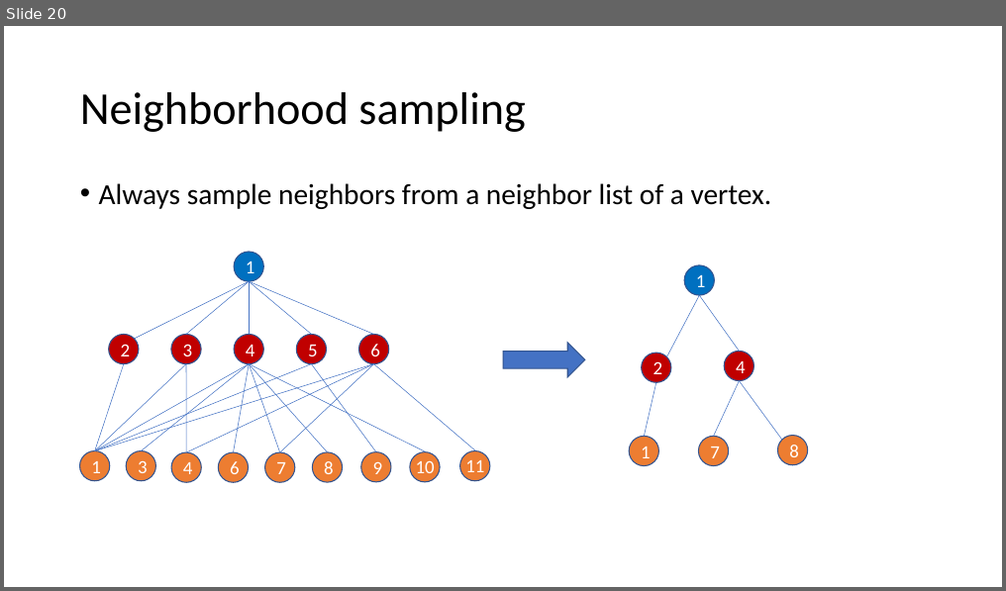
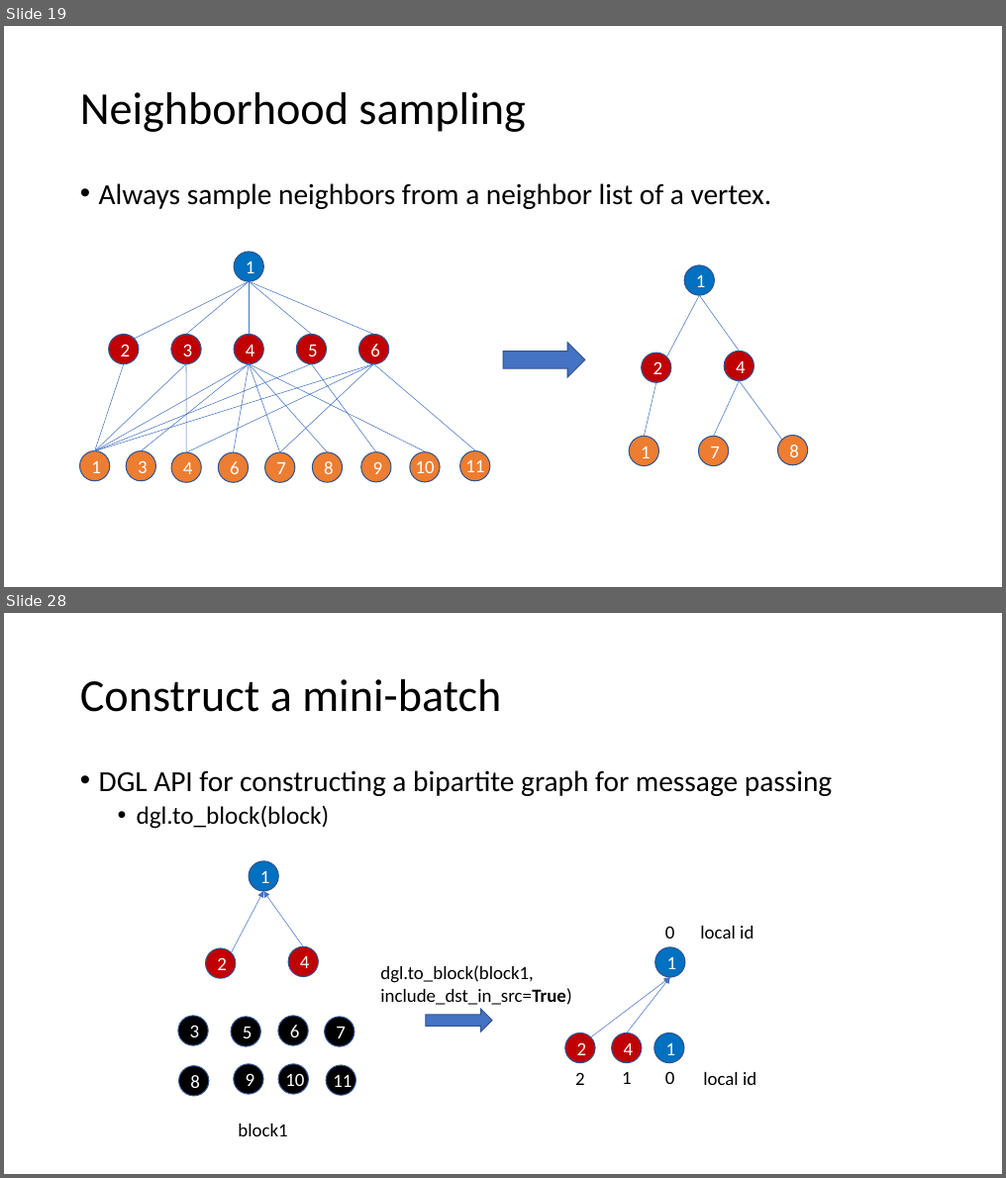
Before and after one commit to dglai/WWW20-Hands-on-Tutorial, a slide deck: large_graphs/sampling.pptx. Shown one above the other, each under a label of ours: slide 20 before the commit, slides 19 and 28 after it; the slides between them are not shown. The pictures are 1006x591 and 1006x1178 pixels, drawn with LibreOffice and Linux fonts; fonts in the diff are those of the drawing. Boxes give left, top, right and bottom in pixels: in the first picture for what was removed or moved away, otherwise in the second. Text is boxed around its words. In the diff, an @@ line names an element or a change of style, - is before the commit and + after.

```diff
--- a/large_graphs/sampling.pptx
+++ b/large_graphs/sampling.pptx
@@ slide 28 added at bbox=[4, 613, 1002, 1174], background #FFFFFF @@
@@ title added at bbox=[80, 679, 501, 712], 44 pt, text #000000 @@
+Construct a mini-batch
@@ text added at bbox=[99, 770, 832, 829], 28 pt, text #000000 @@
+• DGL API for constructing a bipartite graph for message passing
+  • dgl.to_block(block)
@@ text added at bbox=[665, 926, 675, 939], 18 pt, text #000000 @@
+0
@@ text added at bbox=[700, 926, 753, 939], 18 pt, text #000000 @@
+local id
@@ text added at bbox=[380, 965, 571, 1005], 18 pt, text #000000 @@
+dgl.to_block(block1,
+include_dst_in_src=True)
@@ ellipse added at bbox=[655, 948, 685, 977], fill #0070C0, outline #325491 1 pt, 18 pt, text #FFFFFF @@
+1
@@ arrow added from (591, 1038) to (670, 977), #4472C4 0.5 pt @@
@@ arrow added from (627, 1033) to (670, 977), #4472C4 0.5 pt @@
@@ right arrow added at bbox=[426, 1009, 492, 1032], fill #4472C4, outline #325491 1 pt @@
@@ ellipse added at bbox=[565, 1033, 595, 1062], fill #C00000, outline #325491 1 pt, 18 pt, text #FFFFFF @@
+2
@@ ellipse added at bbox=[612, 1033, 642, 1062], fill #C00000, outline #325491 1 pt, 18 pt, text #FFFFFF @@
+4
@@ ellipse added at bbox=[654, 1033, 684, 1062], fill #0070C0, outline #325491 1 pt, 18 pt, text #FFFFFF @@
+1
@@ group added at bbox=[178, 861, 355, 1096]: 11 ellipses, 2 arrows, 2 texts @@
+1
+2
+4
+3
+5
+6
+7
+8
+9
+10
+11
@@ text added at bbox=[575, 1072, 585, 1085], 18 pt, text #000000 @@
+2
@@ text added at bbox=[622, 1072, 632, 1084], 18 pt, text #000000 @@
+1
@@ text added at bbox=[665, 1071, 675, 1084], 18 pt, text #000000 @@
+0
@@ text added at bbox=[703, 1072, 756, 1085], 18 pt, text #000000 @@
+local id
@@ text added at bbox=[238, 1124, 287, 1137], 18 pt, text #000000 @@
+block1
@@ what was slide 20 is now slide 19 @@
```
Also in this commit, not shown: 5 slides changed, 8 other slides added, 1 slide removed.
